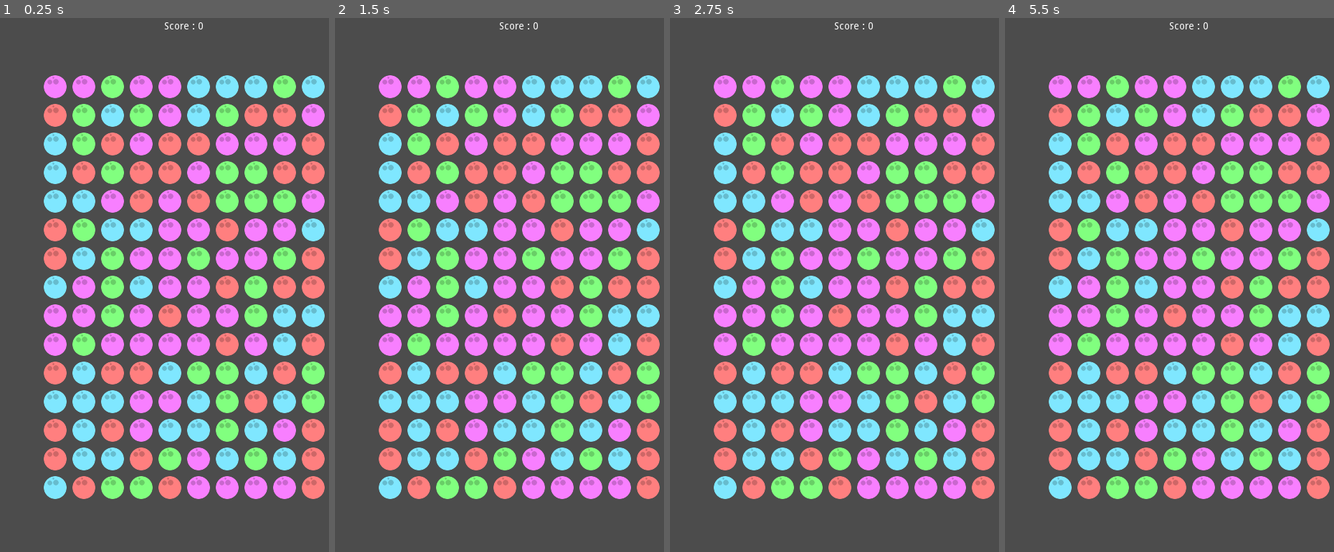
Above: before the commit, frames 1-4 (left to right).
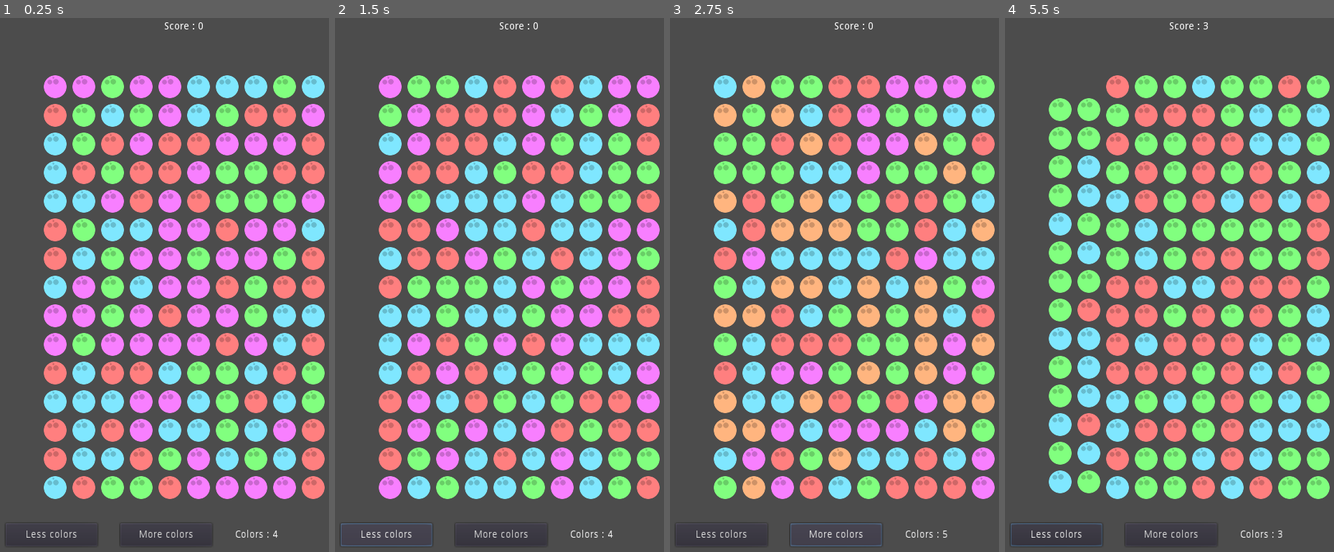
Above: after the commit, the same moments.

Repository: orion78fr/godot-explosivo
Game: Godot game, scene res://Root.tscn
Two runs of this game, one before a commit and one after it. Both use one fixed random seed, a clock stepped at 60 frames per second and the inputs below.
Inputs (mouse positions are in pixels of both pictures, inside the frame that each line leads up to):
- Up to frame 1 (0.25 s): no input
- Up to frame 2 (1.5 s): click (499, 535) at 0.5 s, where only the run after the commit has a clickable "More colors"; click (387, 535) at 1.25 s, where only the run after the commit has a clickable "Less colors"
- Up to frame 3 (2.75 s): click (834, 535) at 2 s, where only the run after the commit has a clickable "More colors"
- Up to frame 4 (5.5 s): click (1057, 535) at 2.75 s, where only the run after the commit has a clickable "Less colors"; click (1169, 535) at 3.5 s, where only the run after the commit has a clickable "More colors"; click (1057, 535) at 4.25 s, where only the run after the commit has a clickable "Less colors"; tap Enter at 5 s; move the mouse to (1060, 487) at 5.02 s; click (1060, 487) at 5.17 s

The runs differ from the first frame. In frame 1, 0.3% of the frame differs, in the area x 1-85%, y 95-99%; in frame 2, 28%; in frame 3, 30%; in frame 4, 30%, in the area x 1-99%, y 0-99%.

Commit message:
Fix color controls outside of window

Diff:
--- a/Board.gd
+++ b/Board.gd
@@ -38,9 +38,7 @@
 	position.x = X_OFFSET
 	position.y = Y_OFFSET + y_safe_area
 
-	$"More colors".rect_position.y = window_size.y - Y_OFFSET / 2
-	$"Less colors".rect_position.y = window_size.y - Y_OFFSET / 2
-	$"Color number label".rect_position.y = window_size.y - Y_OFFSET / 2
+	$"../Color controls".position.y = window_size.y - (Y_OFFSET / 2)
 
 func _ready():
 	set_sizes()
@@ -60,7 +58,7 @@
 	if num_color > COLORS.size():
 		num_color = COLORS.size()
 
-	$"Color number label".text = "Colors : " + str(num_color)
+	$"../Color controls/Color number label".text = "Colors : " + str(num_color)
 
 	generate_new_board()
 
--- a/Root.tscn
+++ b/Root.tscn
@@ -15,36 +15,45 @@
 [node name="Board" type="Node2D" parent="."]
 script = ExtResource( 1 )
 
-[node name="More colors" type="Button" parent="Board"]
-margin_left = 192.0
-margin_top = 704.0
-margin_right = 320.0
-margin_bottom = 736.0
-text = "More colors"
-
-[node name="Less colors" type="Button" parent="Board"]
-margin_left = 32.0
-margin_top = 704.0
-margin_right = 160.0
-margin_bottom = 736.0
-text = "Less colors"
-
-[node name="Color number label" type="Label" parent="Board"]
-margin_left = 352.0
-margin_top = 704.0
-margin_right = 576.0
-margin_bottom = 736.0
-valign = 1
-__meta__ = {
-"_edit_use_anchors_": false
-}
-
 [node name="Score" type="Label" parent="."]
 margin_right = 608.0
 margin_bottom = 32.0
 align = 1
 valign = 1
 script = ExtResource( 4 )
+__meta__ = {
+"_edit_use_anchors_": false
+}
+
+[node name="Color controls" type="Node2D" parent="."]
+position = Vector2( -1.25995, 704.296 )
+
+[node name="More colors" type="Button" parent="Color controls"]
+margin_left = 192.0
+margin_right = 320.0
+margin_bottom = 32.0
+text = "More colors"
+__meta__ = {
+"_edit_use_anchors_": false
+}
+
+[node name="Less colors" type="Button" parent="Color controls"]
+margin_left = 32.0
+margin_right = 160.0
+margin_bottom = 32.0
+text = "Less colors"
+__meta__ = {
+"_edit_use_anchors_": false
+}
+
+[node name="Color number label" type="Label" parent="Color controls"]
+margin_left = 352.0
+margin_right = 576.0
+margin_bottom = 32.0
+valign = 1
+__meta__ = {
+"_edit_use_anchors_": false
+}
 
 [node name="Game Over Screen" type="Sprite" parent="."]
 visible = false
@@ -70,6 +79,6 @@
 margin_bottom = 96.0
 text = "Restart"
 
-[connection signal="pressed" from="Board/More colors" to="Board" method="_on_More_colors_pressed"]
-[connection signal="pressed" from="Board/Less colors" to="Board" method="_on_Less_colors_pressed"]
+[connection signal="pressed" from="Color controls/More colors" to="Board" method="_on_More_colors_pressed"]
+[connection signal="pressed" from="Color controls/Less colors" to="Board" method="_on_Less_colors_pressed"]
 [connection signal="pressed" from="Game Over Screen/Reset" to="Board" method="_on_Reset_pressed"]
